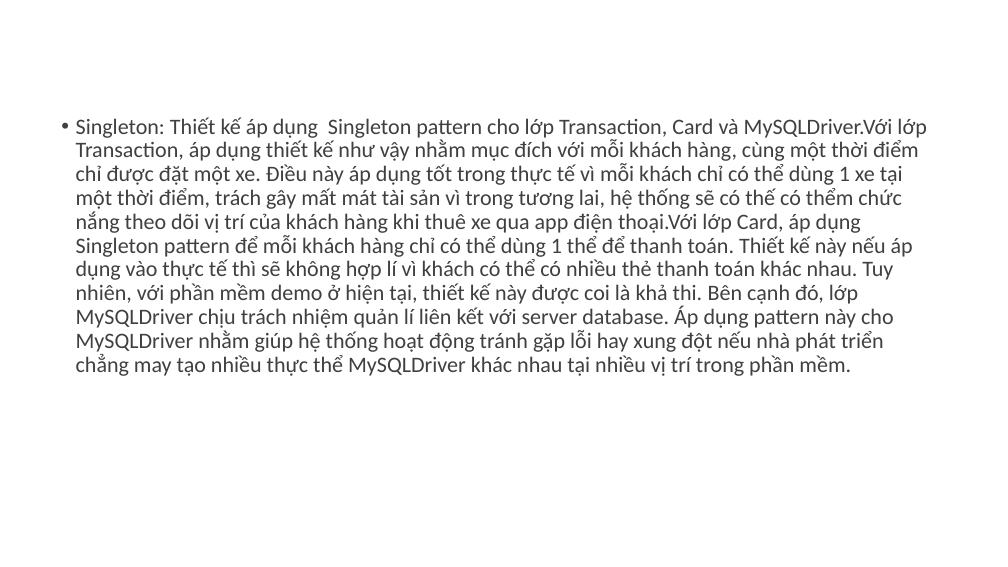
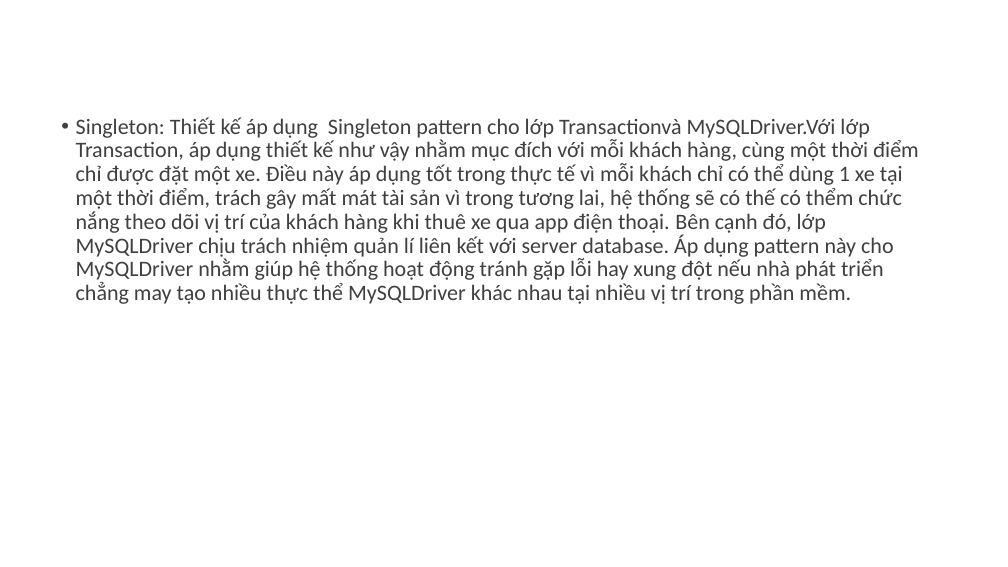
Before and after one commit to sandl99/TKXDPM.KSTN.20201-10, a slide deck: slide 21 of Document/Nhom10.pptx (slide 24 before the commit). Drawn at 1008x567 pixels with LibreOffice and Linux fonts; fonts in the diff are those of the drawing; background and template pictures are left out. Boxes give left, top, right and bottom in pixels: in the first picture for what was removed or moved away, otherwise in the second. Text is boxed around its words. In the diff, an @@ line names an element or a change of style, - is before the commit and + after.

```diff
--- a/Document/Nhom10.pptx
+++ b/Document/Nhom10.pptx
@@ text at [76, 117, 919, 304]: text changed @@
-• Singleton: Thiết kế áp dụng Singleton pattern cho lớp Transaction, Card và MySQLDriver.Với lớp Transaction, áp dụng thiết kế như vậy nhằm mục đích với mỗi khách hàng, cùng một thời điểm chỉ được đặt một xe. Điều này áp dụng tốt trong thực tế vì mỗi khách chỉ có thể dùng 1 xe tại một thời điểm, trách gây mất mát tài sản vì trong tương lai, hệ thống sẽ có thế có thểm chức nắng theo dõi vị trí của khách hàng khi thuê xe qua app điện thoại.Với lớp Card, áp dụng Singleton pattern để mỗi khách hàng chỉ có thể dùng 1 thể để thanh toán. Thiết kế này nếu áp dụng vào thực tế thì sẽ không hợp lí vì khách có thể có nhiều thẻ thanh toán khác nhau. Tuy nhiên, với phần mềm demo ở hiện tại, thiết kế này được coi là khả thi. Bên cạnh đó, lớp MySQLDriver chịu trách nhiệm quản lí liên kết với server database. Áp dụng pattern này cho MySQLDriver nhằm giúp hệ thống hoạt động tránh gặp lỗi hay xung đột nếu nhà phát triển chẳng may tạo nhiều thực thể MySQLDriver khác nhau tại nhiều vị trí trong phần mềm.
+• Singleton: Thiết kế áp dụng Singleton pattern cho lớp Transactionvà MySQLDriver.Với lớp Transaction, áp dụng thiết kế như vậy nhằm mục đích với mỗi khách hàng, cùng một thời điểm chỉ được đặt một xe. Điều này áp dụng tốt trong thực tế vì mỗi khách chỉ có thể dùng 1 xe tại một thời điểm, trách gây mất mát tài sản vì trong tương lai, hệ thống sẽ có thế có thểm chức nắng theo dõi vị trí của khách hàng khi thuê xe qua app điện thoại. Bên cạnh đó, lớp MySQLDriver chịu trách nhiệm quản lí liên kết với server database. Áp dụng pattern này cho MySQLDriver nhằm giúp hệ thống hoạt động tránh gặp lỗi hay xung đột nếu nhà phát triển chẳng may tạo nhiều thực thể MySQLDriver khác nhau tại nhiều vị trí trong phần mềm.
```
Also in this commit, not shown: 5 other slides changed, 3 slides removed, 18 other files.
